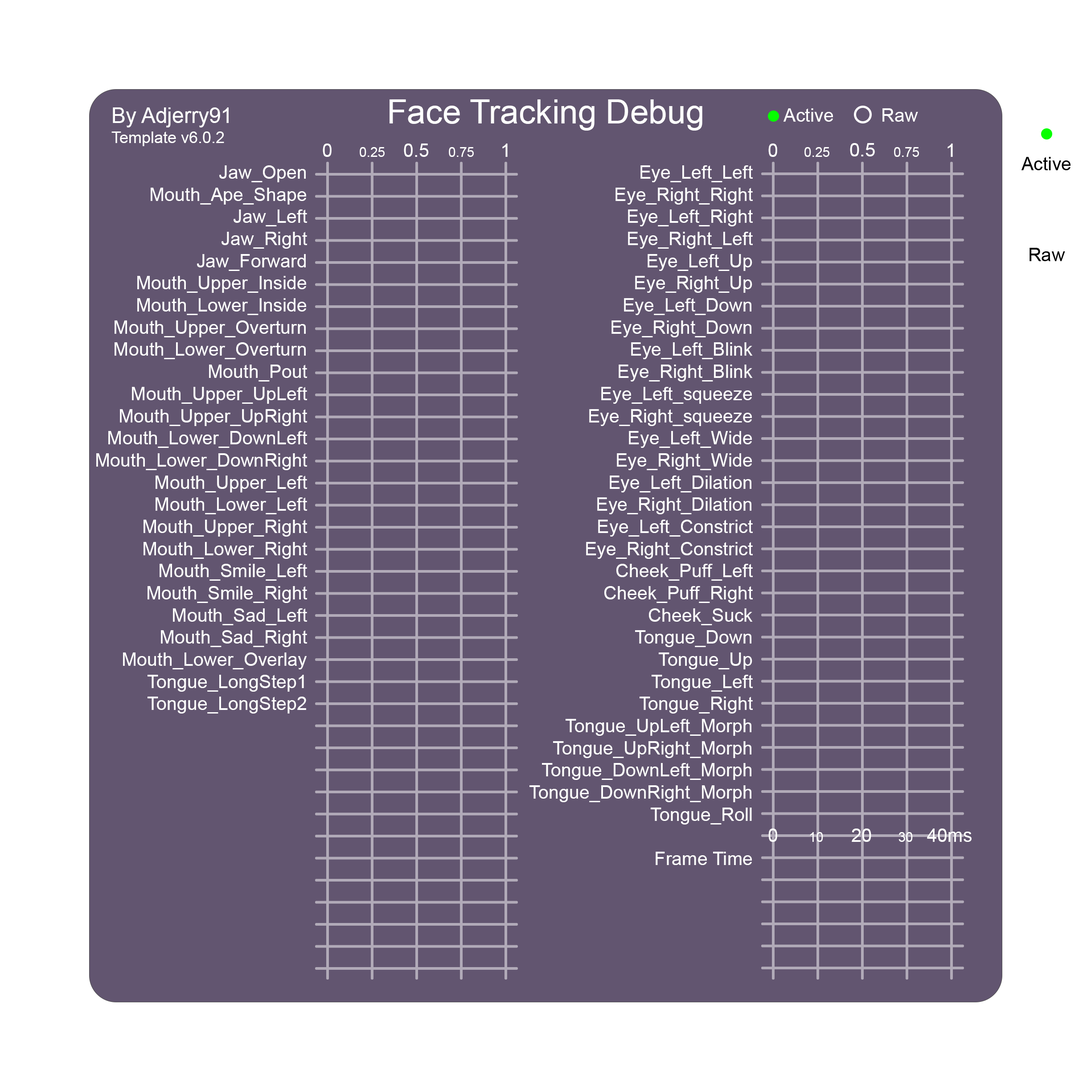
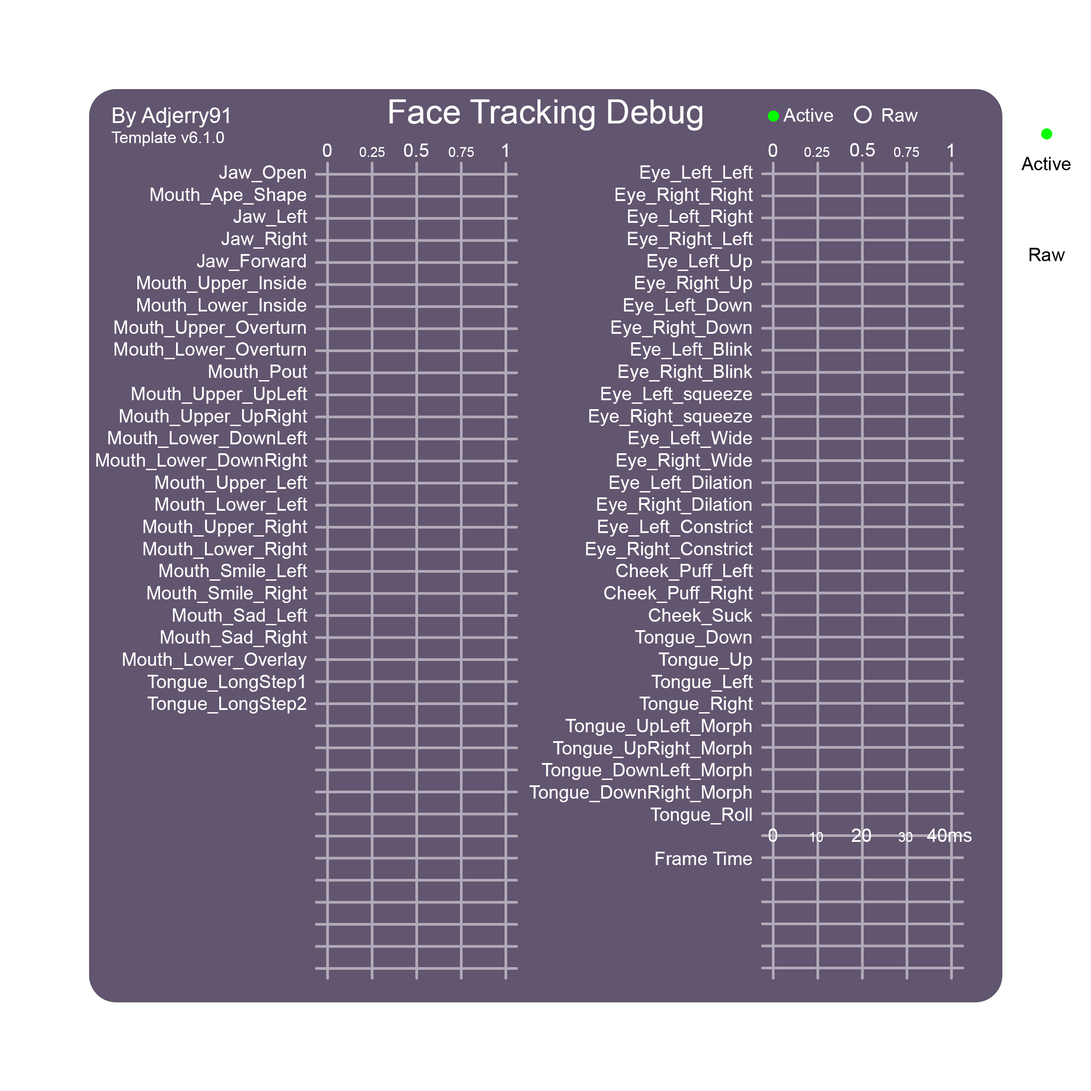
Two versions of the same layered image (1091 x 1091). Layer-by-layer changes:
painted on "Template Version" over 202, 131, 225, 144
